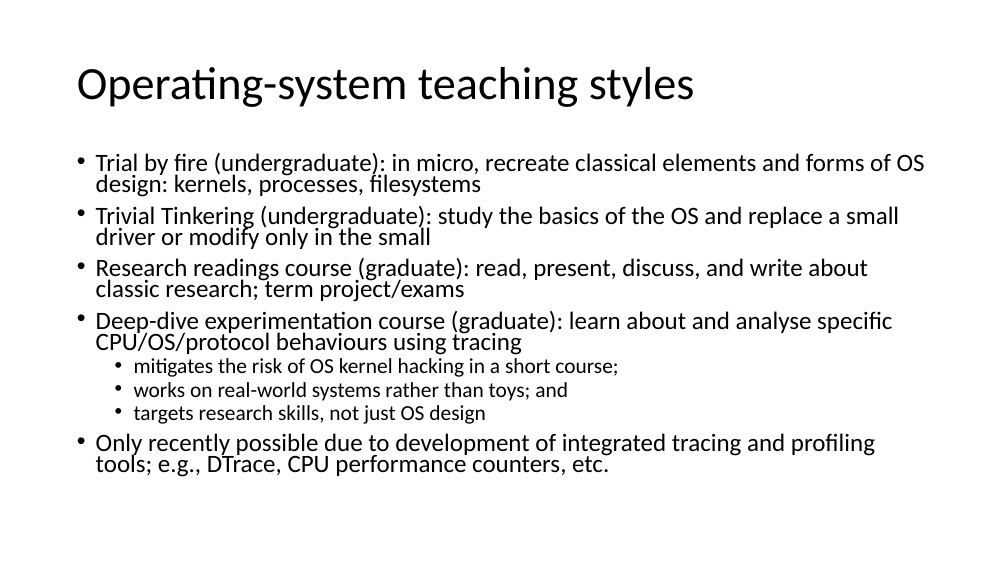
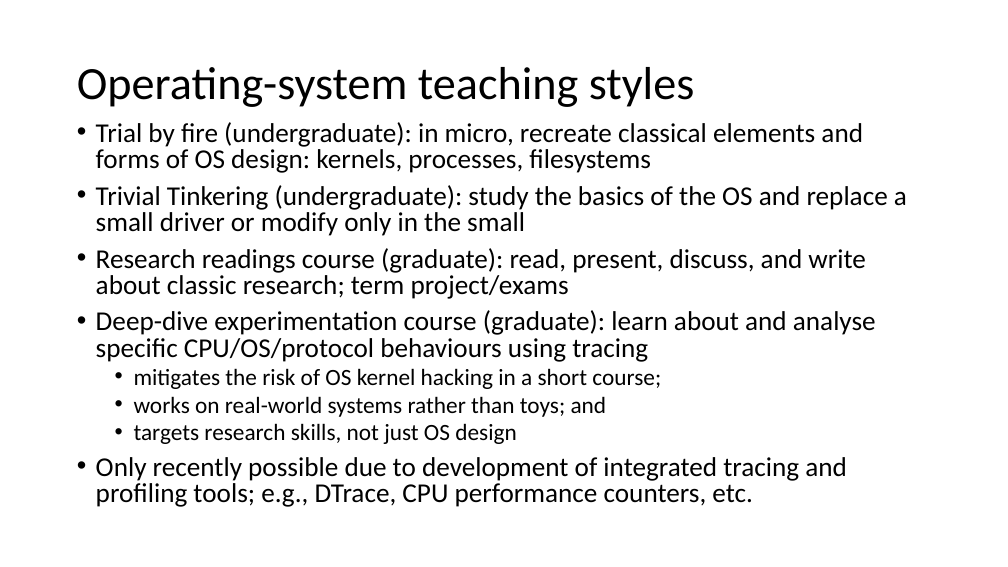
Before and after one commit to teachbsd/course, a slide deck: slide 4 of teaching_with_freebsd.pptx (slide 3 before the commit). Drawn at 1008x567 pixels with LibreOffice and Linux fonts; fonts in the diff are those of the drawing. Boxes give left, top, right and bottom in pixels: in the first picture for what was removed or moved away, otherwise in the second. Text is boxed around its words. In the diff, an @@ line names an element or a change of style, - is before the commit and + after.

Commit message:
Add more of the material from the undergrad course

```diff
--- a/teaching_with_freebsd.pptx
+++ b/teaching_with_freebsd.pptx
@@ text "Trial by fire (undergraduate): in ...": place and size @@
-text "Trial by fire (undergraduate): in ..." at [96,153,925,477]
+text "Trial by fire (undergraduate): in ..." at [96,122,907,507]
@@ text "Trial by fire (undergraduate): in ..." at [96,122,907,507]: size 23.8 to 25.9 pt in "Trial by fire (undergraduate): in micro, recreate ...", "Trivial Tinkering (undergraduate): study the basics of ...", "Research readings course (graduate): read, present, discuss, ...", "Deep-dive experimentation course (graduate): learn about and ..." and 1 more places; size 20.4 to 22.2 pt in "mitigates the risk of OS kernel hacking ...", "works on real-world systems rather than toys; ...", "targets research skills, not just OS design"; line spacing 0.7 to 0.8 @@
```
Also in this commit, not shown: 5 other slides changed, 7 slides added.
